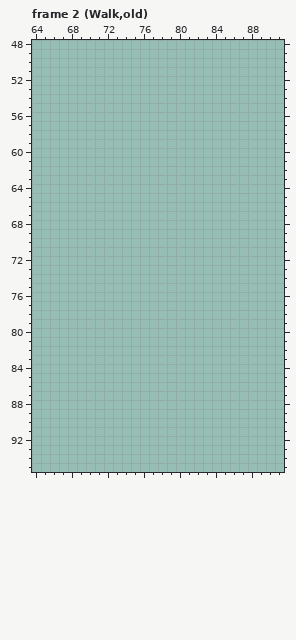
Edited in one commit: pixel-art file (JRs Hope Hospital/Picture/master_banch2.ase). This is how it looked before the edit.
128x96 pixels, 8 frames. Shown: frame 2 (Walk,old): x 64..91, y 48..95. The old version is drawn lined up with the new one, on the new canvas. The commit also changed other frames or places, which this record leaves out.
Visible layers, top first: "top", "hair", "buttocks", "hip", "rightfoot)", "left(foot)".
Palette (. is transparent): 
And afterwards:
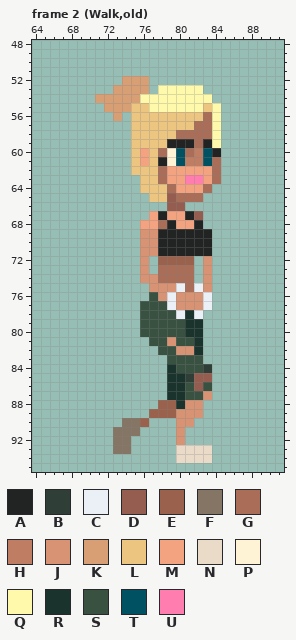
Colours new in this view: A #222323  B #2f3f38  C #ebf0f6  D #945d4f  E #9a624c  F #857565  G #a96d58  H #bf7e63  J #d79374  K #d89f75  L #ecc581  M #f4a380  N #eadbc9  P #fff3d6  Q #fffaab  R #1a332c  S #385140  T #005162  U #ff7daf
From old to new:
canvas 128x96 -> 160x96
Changed rows in their new state; - is an unchanged pixel.
Frame 2 (Walk,old):
first column x 71:
52 ---KKK--------
53 --KKKK-QQQQQ--
54 KKKKKQQQQQQQQ-
55 -KKKLLQQQQQQLQ
56 --K-LLLLLLLLGQ
57 ----LLLLLLLGGQ
58 ----LLLLLGGGGQ
59 ----LLLLAAAGAQ
60 ----LMLGPTGHTA
61 ----LMLAPTHHTG
62 ----LLLGMMMMMG
63 -----LLGMMUUMG
64 -----LLLGMMMG-
65 ------LLDGGG--
66 --------DD----
67 ------MAMMAD--
68 -----MMGAMMA--
69 -----JJAAAAAA-
70 -----JJAAAAAA-
71 -----JJAAAAAA-
72 -----J-EEEE-J-
73 -----J-GGGG-J-
74 -----JJGGGG-J-
75 ------JJJCGCJ-
76 ------SJCJJJC-
77 -----SSSCJJJC-
78 -----SSSSCRC--
79 -----SSSSSRR--
80 -----SSSSSRR--
81 ------SSJSSR--
82 -------SSJJR--
83 --------SSSS--
84 --------RSSSB-
85 --------RRBDD-
86 --------RRSDS-
87 --------RRSSJ-
88 -------EERJJ--
89 ------EEEJJJ--
90 ---FFE---JJ---
91 --FFF----J----
92 --FF-----J----
93 --FF-----NNNN-
94 ---------NNNN-
Where, in picture pixels (left, top, right, bottom), the same in both pictures:
added: (95, 76, 221, 463)
